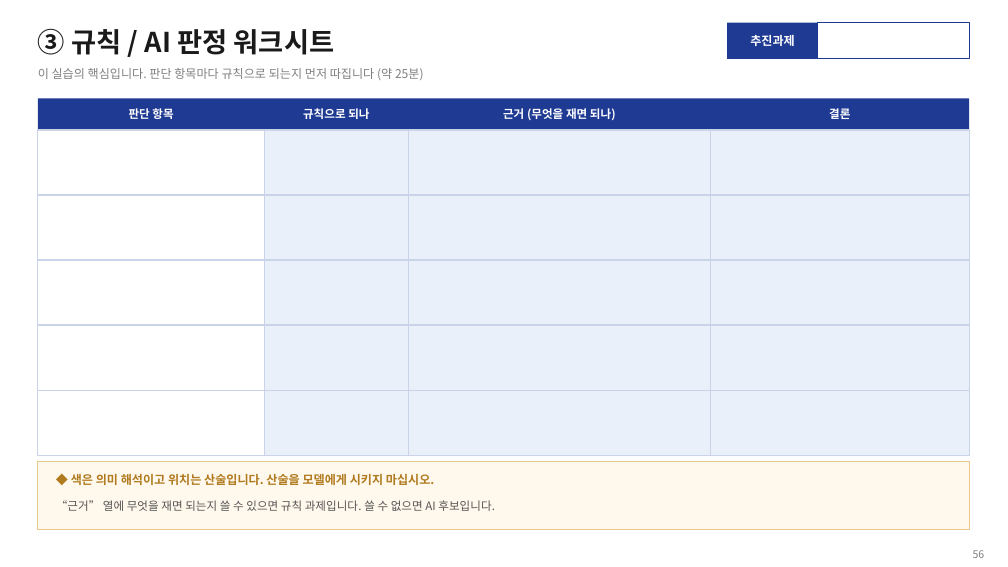
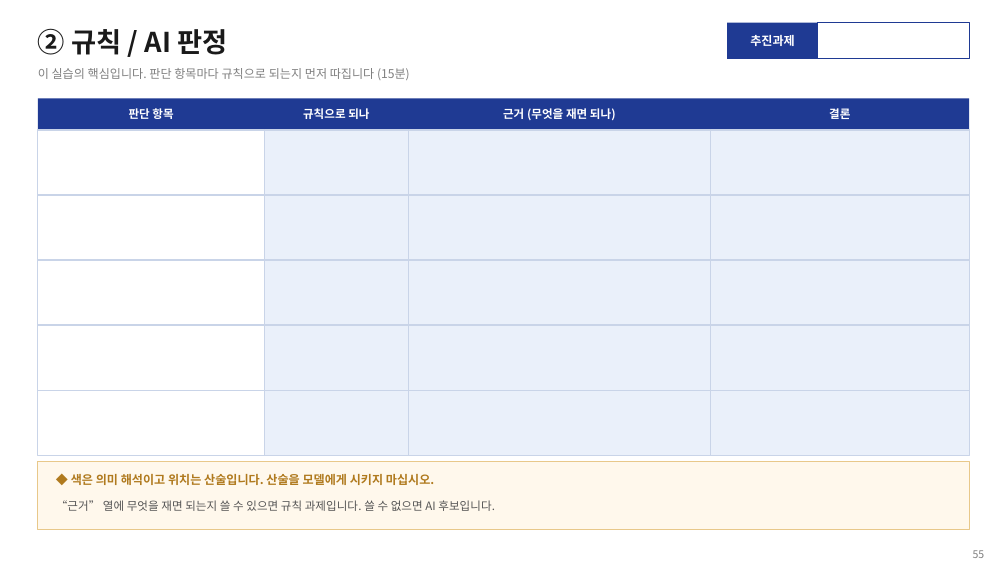
Before and after one commit to MacTechIN/P_AI_first_Led_blinking_by_AI, a slide deck: slide 55 of docs/lecture/deck/pai-deck.pptx (slide 56 before the commit). Drawn at 1008x567 pixels with LibreOffice and Linux fonts; fonts in the diff are those of the drawing. Boxes give left, top, right and bottom in pixels: in the first picture for what was removed or moved away, otherwise in the second. Text is boxed around its words. In the diff, an @@ line names an element or a change of style, - is before the commit and + after.

```diff
--- a/docs/lecture/deck/pai-deck.pptx
+++ b/docs/lecture/deck/pai-deck.pptx
@@ text at (38, 28, 227, 55): text changed @@
-③ 규칙 / AI 판정 워크시트
+② 규칙 / AI 판정
@@ text at (38, 68, 410, 80): text changed @@
-이 실습의 핵심입니다. 판단 항목마다 규칙으로 되는지 먼저 따집니다 (약 25분)
+이 실습의 핵심입니다. 판단 항목마다 규칙으로 되는지 먼저 따집니다 (15분)
```
Also in this commit, not shown: 8 other slides changed, 2 slides removed, 5 other files.
